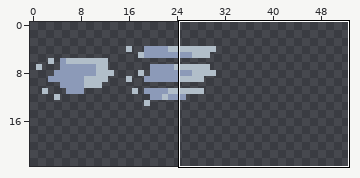
A sprite sheet gets an edit: LD45-Compo-core/assets/particles.png. Above: a wide view before the commit, with the close-up outlined.
Close-up. Old version:
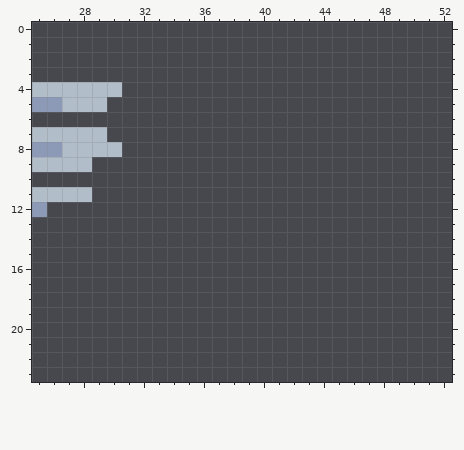
The file is 128x128 pixels. Shown: x 25..52, y 0..23. The wide view leaves out empty margins.
And afterwards:
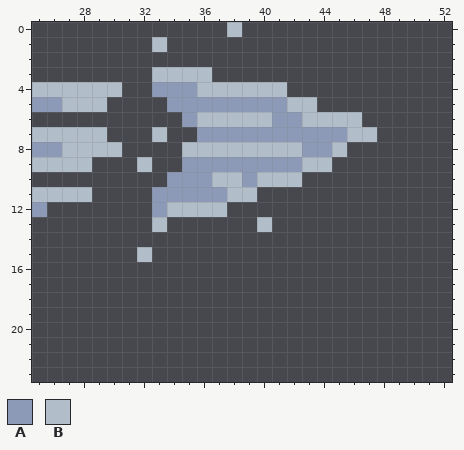
Palette (. is transparent): A #8c9ab8  B #b1bec9
Change:
{"y":0,"x":38,"old":".","new":"B"}
{"y":1,"x":33,"old":".","new":"B"}
{"y":3,"x":33,"old":"....","new":"BBBB"}
{"y":4,"x":33,"old":".........","new":"AAABBBBBB"}
{"y":5,"x":34,"old":"..........","new":"AAAAAAAABB"}
{"y":6,"x":35,"old":"............","new":"ABBBBBAABBBB"}
{"y":7,"x":33,"old":".","new":"B"}
{"y":7,"x":36,"old":"............","new":"AAAAAAAAAABB"}
{"y":8,"x":35,"old":"...........","new":"BBBBBBBBAAB"}
{"y":9,"x":32,"old":".","new":"B"}
{"y":9,"x":35,"old":"..........","new":"AAAAAAAABB"}
{"y":10,"x":34,"old":".........","new":"AAABBABBB"}
{"y":11,"x":33,"old":".......","new":"AAAAABB"}
{"y":12,"x":33,"old":".....","new":"ABBBB"}
{"y":13,"x":33,"old":".","new":"B"}
{"y":13,"x":40,"old":".","new":"B"}
{"y":15,"x":32,"old":".","new":"B"}
